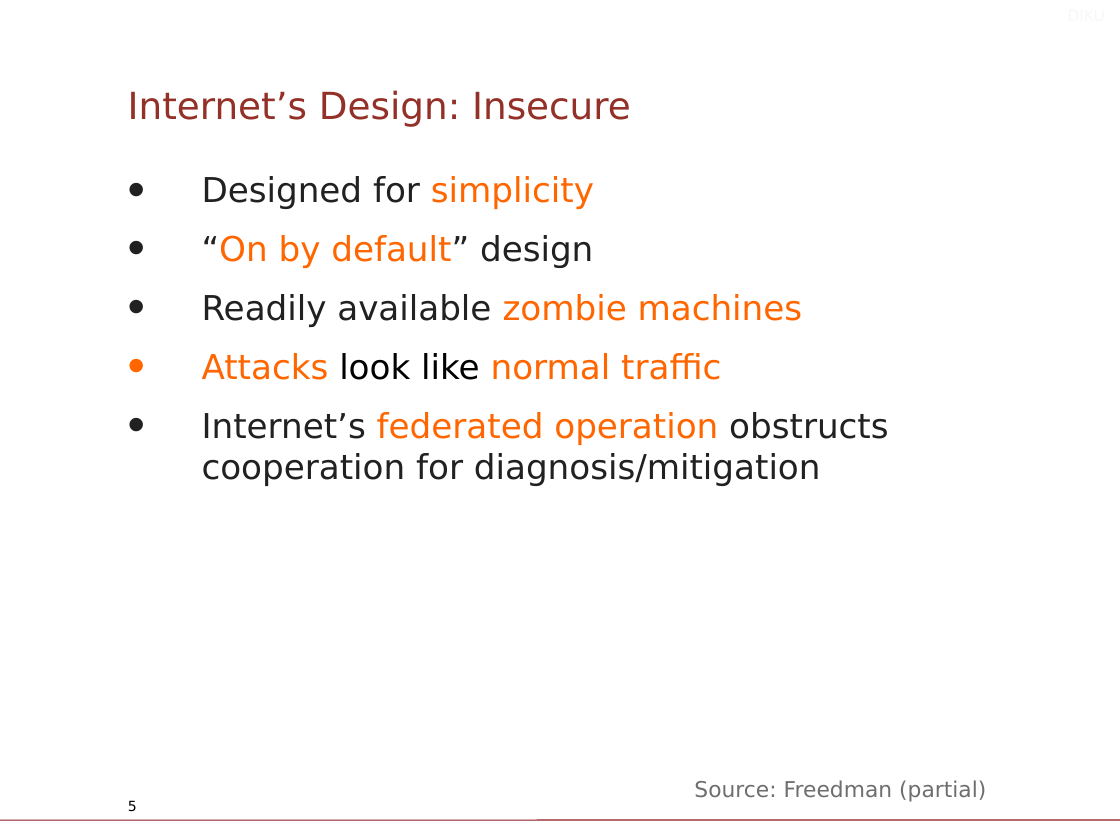
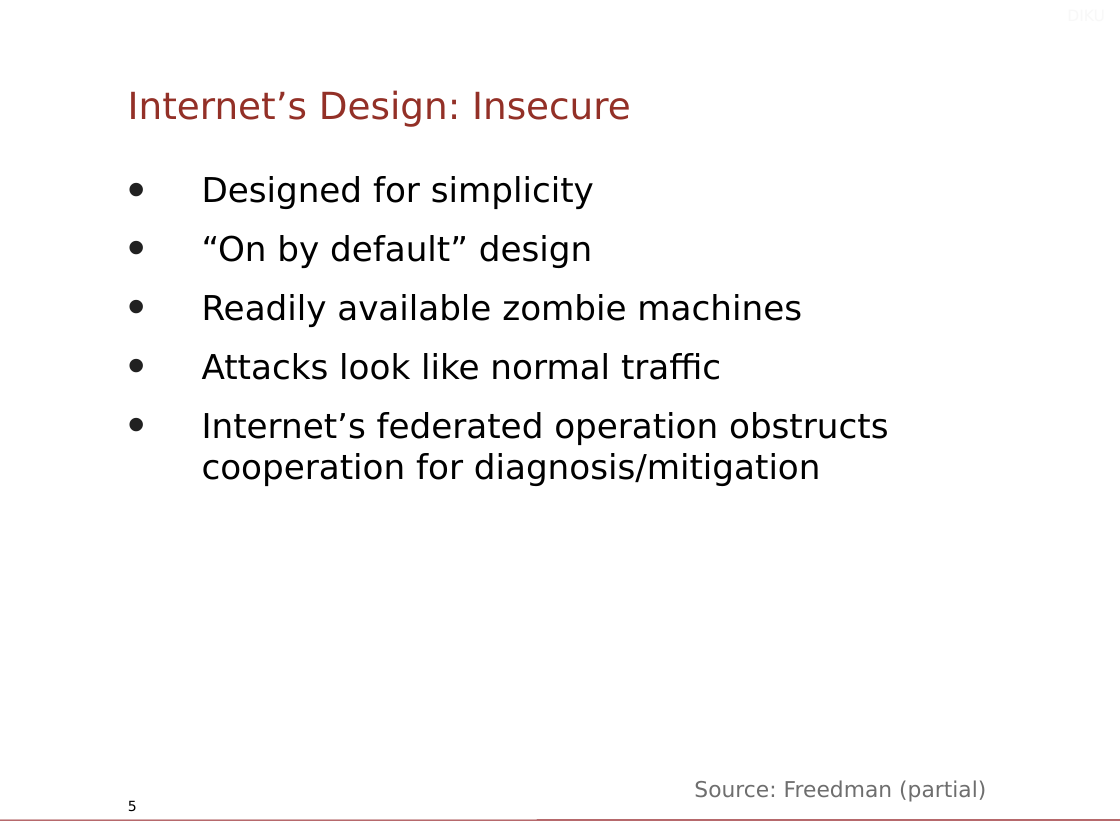
Before and after one commit to diku-compSys/compSys-e2021-pub, a slide deck: slide 5 of lectures/211124_security/slides.odp. Drawn at 1120x840 pixels with LibreOffice and Linux fonts; fonts in the diff are those of the drawing; background and template pictures are left out. Boxes give left, top, right and bottom in pixels: in the first picture for what was removed or moved away, otherwise in the second. Text is boxed around its words. In the diff, an @@ line names an element or a change of style, - is before the commit and + after.

```diff
--- a/lectures/211124_security/slides.odp
+++ b/lectures/211124_security/slides.odp
@@ text "Designed for simplicity" at <box>202,176,888,486</box>: text colour #212121 to #000000 in "Designed for", "“On default” design", "Readily available", "Internet’s obstructs cooperation for diagnosis/mitigation"; text colour #FF6600 to #000000 in "simplicity", "“On by default”", "zombie machines", "Attacks normal traffic" and 1 more places; bullet colour #FF6600 to #212121 @@
```
Also in this commit, not shown: 13 other slides changed, 3 slides added, 8 slides removed, 1 other file.
